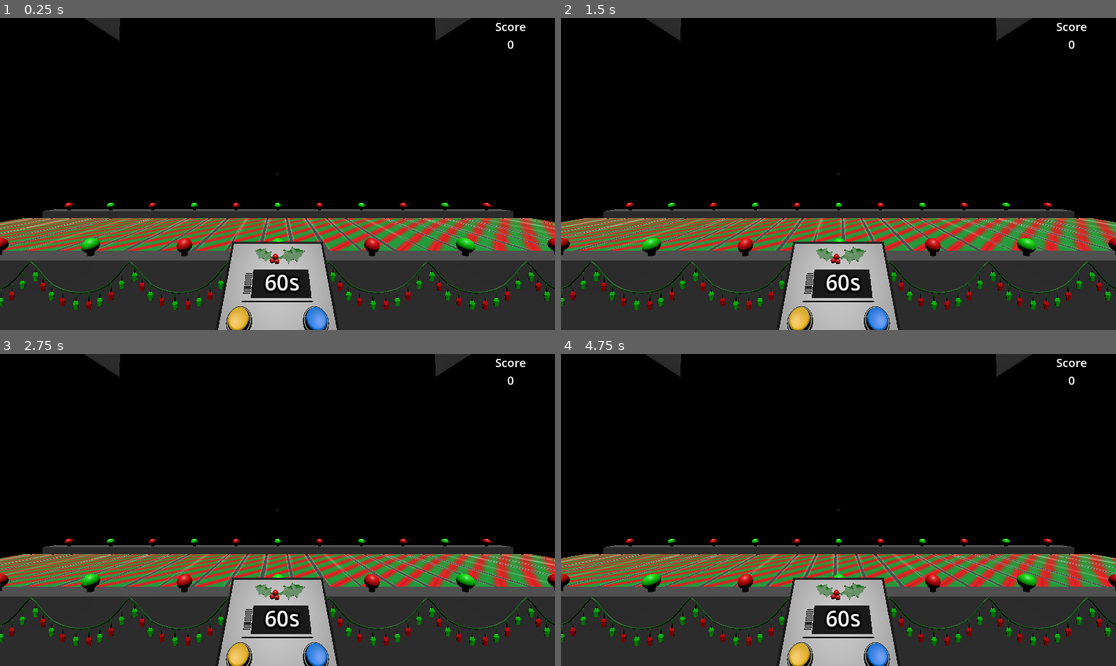
Above: before the commit, frames 1-4 (two rows, left to right).
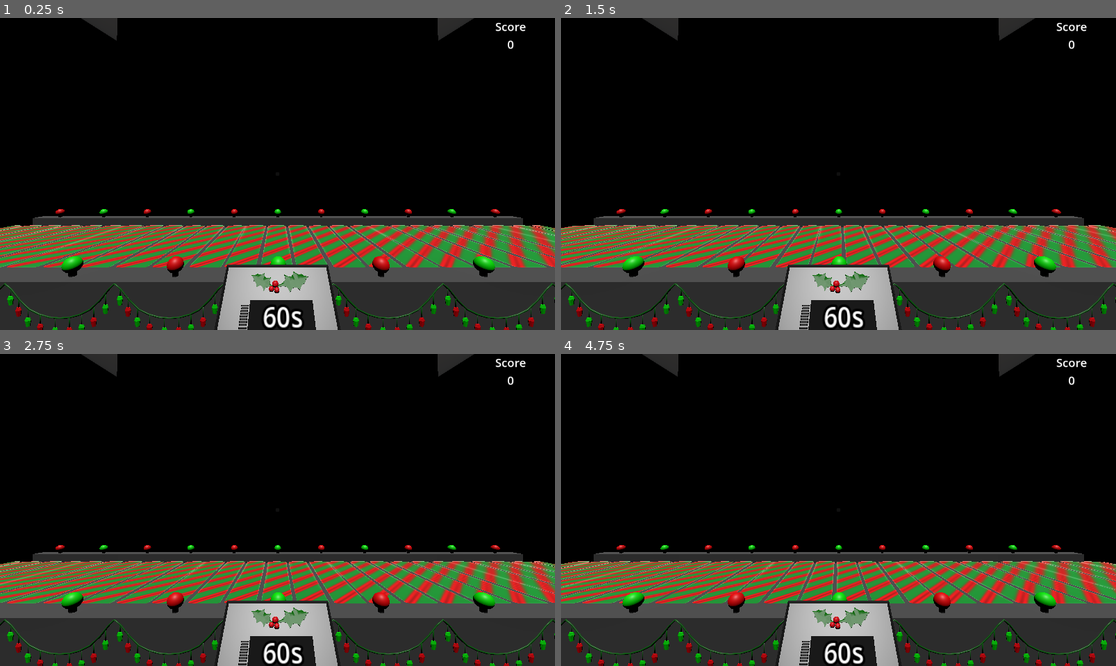
Above: after the commit, the same moments.

Repository: UnhingeDoor/Winter-Jam
Game: Godot game, scene res://Scenes/Main.tscn
Same seed, same stepped clock (60 frames per second), same inputs: the game is played once before the commit and once after it.
Inputs (mouse positions are in pixels of both pictures, inside the frame that each line leads up to):
- Up to frame 1 (0.25 s): no input
- Up to frame 2 (1.5 s): tap Enter at 0.5, 1.35 s; move the mouse to (866, 174) at 0.52 s; hold Enter 0.53-1.28 s; click (866, 174) at 0.67 s; tap Space at 0.77 s; move the mouse to (810, 174) at 1.27 s; click (810, 174) at 1.42 s
- Up to frame 3 (2.75 s): tap Space at 1.52 s; move the mouse to (288, 503) at 2.02 s; hold Enter from 2.03 s (still down); click (288, 503) at 2.17 s
- Up to frame 4 (4.75 s): tap Space at 2.75, 3.02, 3.77, 4.52 s; move the mouse to (832, 516) at 2.77 s; release Enter at 2.78 s; tap Enter at 2.85, 4.35 s; click (832, 516) at 2.92 s; move the mouse to (877, 513) at 3.52 s; hold Enter 3.53-4.28 s; click (877, 513) at 3.67 s; tap Escape (ui_cancel) at 4.15 s; move the mouse to (794, 506) at 4.27 s; click (794, 506) at 4.42 s

The runs differ from the first frame. In frame 1, 26% of the frame differs, in the area x 0-100%, y 0-100%; in frame 2, 26%; in frame 3, 26%; in frame 4, 26%.

Commit message:
Add raycasting
You can click on the buttons now, they don't do anything tho

Diff:
--- a/Scenes/Main.tscn
+++ b/Scenes/Main.tscn
@@ -1,8 +1,7 @@
-[gd_scene load_steps=11 format=3 uid="uid://rrl6e6temvop"]
+[gd_scene load_steps=10 format=3 uid="uid://rrl6e6temvop"]
 
 [ext_resource type="PackedScene" uid="uid://cuxdvqwiaaatv" path="res://Scenes/present.tscn" id="1_mb113"]
 [ext_resource type="PackedScene" uid="uid://1x65lccosvku" path="res://Scenes/player.tscn" id="2_uywyi"]
-[ext_resource type="Script" path="res://Scripts/player_camera.gd" id="3_y4i8p"]
 [ext_resource type="PackedScene" uid="uid://s4oqqr201p7v" path="res://Scenes/user_interface.tscn" id="4_nljwa"]
 [ext_resource type="PackedScene" uid="uid://cu0vb5uk0orc6" path="res://Scenes/conveyor_belt.tscn" id="5_dcnt0"]
 [ext_resource type="PackedScene" uid="uid://cxcjkap0q7536" path="res://Models/SM_Room.glb" id="6_qd2yy"]
@@ -58,14 +57,6 @@
 script = SubResource("GDScript_ud5np")
 present_scene = ExtResource("1_mb113")
 
-[node name="Player" parent="." instance=ExtResource("2_uywyi")]
-transform = Transform3D(1, 0, 0, 0, 1, 0, 0, 0, 1, 0, 1, 3.08355)
-
-[node name="PlayerCamera" type="Camera3D" parent="Player"]
-transform = Transform3D(1, 0, 0, 0, 1, 0, 0, 0, 1, 0, 0.876717, 0)
-current = true
-script = ExtResource("3_y4i8p")
-
 [node name="Present" parent="." instance=ExtResource("1_mb113")]
 transform = Transform3D(1, 0, 0, 0, 1, 0, 0, 0, 1, -10, 1.37, 0)
 
@@ -94,9 +85,10 @@
 [node name="ControlPanel" parent="." instance=ExtResource("7_k4e4r")]
 transform = Transform3D(1, 0, 0, 0, 1, 0, 0, 0, 1, 0, 0.216876, 1.86655)
 
+[node name="Player" parent="." instance=ExtResource("2_uywyi")]
+transform = Transform3D(1, 0, 0, 0, 1, 0, 0, 0, 1, 0, 1, 3.387)
+
 [connection signal="present_despawned" from="." to="." method="_on_present_despawned"]
 [connection signal="tree_exited" from="Present" to="." method="_on_present_tree_exited"]
 [connection signal="timeout" from="LevelTimer" to="." method="_on_level_timer_timeout"]
 [connection signal="present_accepted" from="ControlPanel" to="Present" method="_on_control_panel_present_accepted"]
-[connection signal="present_recycled" from="ControlPanel" to="Present" method="_on_control_panel_present_recycled"]
-[connection signal="present_rejected" from="ControlPanel" to="Present" method="_on_control_panel_present_rejected"]
--- a/Scenes/Player.tscn
+++ b/Scenes/Player.tscn
@@ -1,4 +1,7 @@
-[gd_scene load_steps=2 format=3 uid="uid://1x65lccosvku"]
+[gd_scene load_steps=4 format=3 uid="uid://1x65lccosvku"]
+
+[ext_resource type="Script" path="res://Scripts/player_camera.gd" id="1_2epd8"]
+[ext_resource type="Script" path="res://Scenes/raycast.gd" id="2_wiujm"]
 
 [sub_resource type="CylinderMesh" id="CylinderMesh_mqics"]
 
@@ -6,3 +9,15 @@
 
 [node name="MeshInstance3D" type="MeshInstance3D" parent="."]
 mesh = SubResource("CylinderMesh_mqics")
+
+[node name="CameraPivot" type="Node3D" parent="."]
+transform = Transform3D(1, 0, 0, 0, 1, 0, 0, 0, 1, 0, 1, -0.5)
+
+[node name="PlayerCamera" type="Camera3D" parent="CameraPivot"]
+script = ExtResource("1_2epd8")
+
+[node name="RayCast3D" type="RayCast3D" parent="CameraPivot/PlayerCamera"]
+transform = Transform3D(1, 0, 0, 0, -4.37114e-08, -1, 0, 1, -4.37114e-08, 0, 0, 0)
+target_position = Vector3(0, -2, 0)
+debug_shape_custom_color = Color(1, 1, 0, 1)
+script = ExtResource("2_wiujm")
--- a/Scenes/control_panel.tscn
+++ b/Scenes/control_panel.tscn
@@ -49,6 +49,7 @@
 script = ExtResource("3_kga65")
 
 [connection signal="input_event" from="SM_Button4/RejectButton" to="." method="_on_reject_button_input_event"]
+[connection signal="mouse_entered" from="SM_Button4/RejectButton" to="." method="_on_reject_button_mouse_entered"]
 [connection signal="input_event" from="SM_Button1/XrayButton" to="." method="_on_xray_button_input_event"]
 [connection signal="input_event" from="SM_Button2/RecycleButton" to="." method="_on_recycle_button_input_event"]
 [connection signal="input_event" from="SM_Button3/AcceptButton" to="." method="_on_accept_button_input_event"]
--- /dev/null
+++ b/Scenes/raycast.gd
@@ -0,0 +1,19 @@
+extends RayCast3D
+
+signal button_pressed
+
+var object = null
+
+
+func _input(event):
+	if event is InputEventMouseButton and object != null:
+		if event.button_index == 1 and event.pressed == true:
+			# Will need to change this to only work with button interactions
+			# Probably using collision layers
+			var button_action = object.get("name")
+			button_pressed.emit(button_action)
+			print_debug("From Raycast: ", button_action)
+
+
+func _physics_process(delta):
+	object = get_collider()
--- a/Scripts/Present.gd
+++ b/Scripts/Present.gd
@@ -50,3 +50,7 @@
 func _on_inspection_exited():
 	GlobalVariables.inspection_in_progress = false
 	GlobalVariables.present_on_screen_count -= 1
+
+
+func _on_control_panel_present_accepted():
+	print_debug("Accepted blah blah")
--- a/Scripts/player_camera.gd
+++ b/Scripts/player_camera.gd
@@ -5,12 +5,12 @@
 const max_rotation_x: float = deg_to_rad(45)
 const min_rotation_y: float = deg_to_rad(-90)
 const max_rotation_y: float = deg_to_rad(90)
+const RAY_LENGTH = 1000
 
 @export var is_window_focused: bool = true
 
-
 func _ready():
-	Input.mouse_mode = Input.MOUSE_MODE_CAPTURED
+	Input.mouse_mode = Input.MOUSE_MODE_CONFINED_HIDDEN
 
 
 func _input(event):
@@ -19,6 +19,10 @@
 	if event.is_action_pressed("ui_cancel"):
 		toggle_focus()
 
+	#if event is InputEventMouseButton and event.pressed and event.button_index == 1:
+		#var from = player_camera.project_ray_origin(event.position)
+		#var to = from + player_camera.project_ray_normal(event.position) * RAY_LENGTH
+		#print_debug(to)
 
 func _process(delta):
 	if is_window_focused:
@@ -36,5 +40,5 @@
 		Input.mouse_mode = Input.MOUSE_MODE_VISIBLE
 	else:
 		# Player using camera
-		Input.mouse_mode = Input.MOUSE_MODE_CAPTURED
+		Input.mouse_mode = Input.MOUSE_MODE_CONFINED_HIDDEN
 	is_window_focused = not is_window_focused
--- a/control_panel.gd
+++ b/control_panel.gd
@@ -27,3 +27,7 @@
 	if event is InputEventMouseButton:
 		if event.button_index == 1 and event.pressed == true:
 			xray_present.emit()
+
+
+func _on_reject_button_mouse_entered():
+	print_debug("ENTERED REJECT BUTTON")
